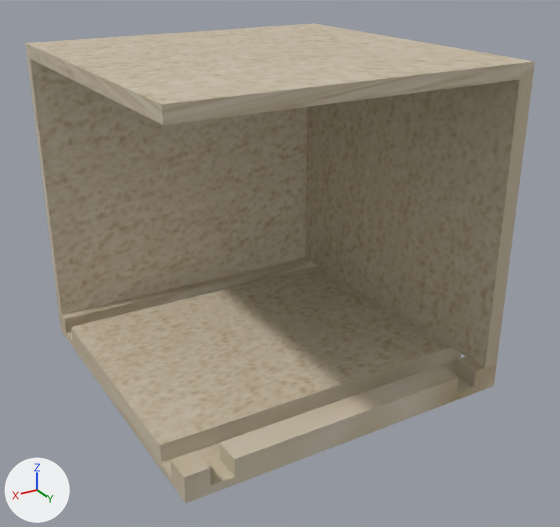
A saved change to the glTF model 箱庭/Asset/Models/Terrains/R'lyeh/CorBox/CorBox.gltf.
The view is the same before and after, from a 50 mm lens placed at (8.5, 14.96, 9.41), pointed at (-0.13, 0.59, 2.22). Lighting does not change. The marker at lower left points along +X, +Y and +Z. Where no turn or scale is listed for an object, it has been applied to the vertices. Vertices at the same position are counted once.
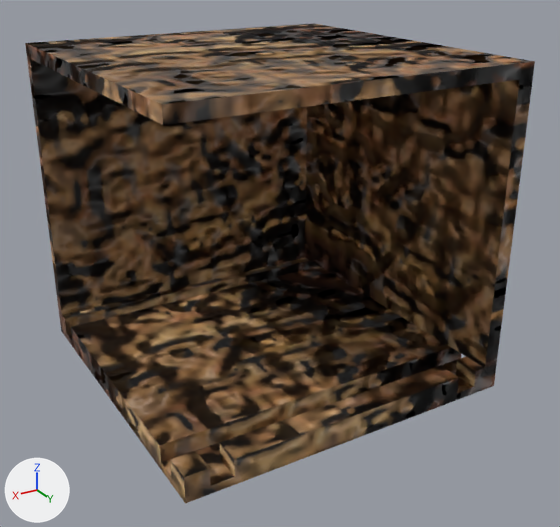
The change, as JSON lines over the scene's bpy script:
```json
{"op": "add", "block": "img_normalstone1", "code": ["img_normalstone1 = load_image('normalstone1', 'normalstone1.png', 64, 43, 'Non-Color')"]}
{"op": "add", "block": "img_stone1", "code": ["img_stone1 = load_image('stone1', 'stone1.jpg', 64, 43, 'sRGB')"]}
{"block": "mat_material_002", "where": "n2 = _N.new('ShaderNodeTexImage'); n2.name = 'Image Texture'"}
{"op": "set", "path": "n2.image", "old": "img_sunahekil02", "new": "img_stone1"}
{"op": "add", "block": "mat_material_002", "code": "n3 = _N.new('ShaderNodeNormalMap'); n3.name = 'Normal Map'"}
{"op": "add", "block": "mat_material_002", "code": "n3.uv_map = 'UVMap'"}
{"op": "add", "block": "mat_material_002", "code": "n4 = _N.new('ShaderNodeTexImage'); n4.name = 'Image Texture.001'"}
{"op": "add", "block": "mat_material_002", "code": "n4.image = img_normalstone1"}
{"block": "mat_material_002", "where": "n0 = _N.new('ShaderNodeBsdfPrincipled'); n0.name = 'Principled BSDF'"}
{"op": "add", "block": "mat_material_002", "code": "_L.new(n3.outputs[0], n0.inputs[5])  # 'Normal' to 'Normal'"}
{"op": "add", "block": "mat_material_002", "code": "_L.new(n4.outputs[0], n3.inputs[1])  # 'Color' to 'Color'"}
{"block": "me_cube_002", "where": "me_cube_002.from_pydata(...)  # 75 vertices, 147 faces; spans x -4.0..4.0, y -4.0..4.02, z -0.72..6.82"}
{"block": "me_cube_002", "where": "# used by ob_cube_001; location = (0.0, 0.0, 0.18)"}
{"block": "me_cube_002", "change": "me_cube_002 part 1: texture (UV) coordinates of 147 of 147 faces, centred in x -4.0..4.0, y -4.0..4.01, z -0.72..6.82, changed; they spanned u -0.1..1.51, v -0.5..1.21 and now span u 0.11..0.93, v -0.09..1.17"}
```

Location of each change, (x1, y1, x2, y2) in pixels of the pictures (560 x 527 px):
```json
{"object": "Cube.001", "change": "surface changed", "before": [25, 23, 535, 503], "after": [25, 23, 535, 503]}
```
